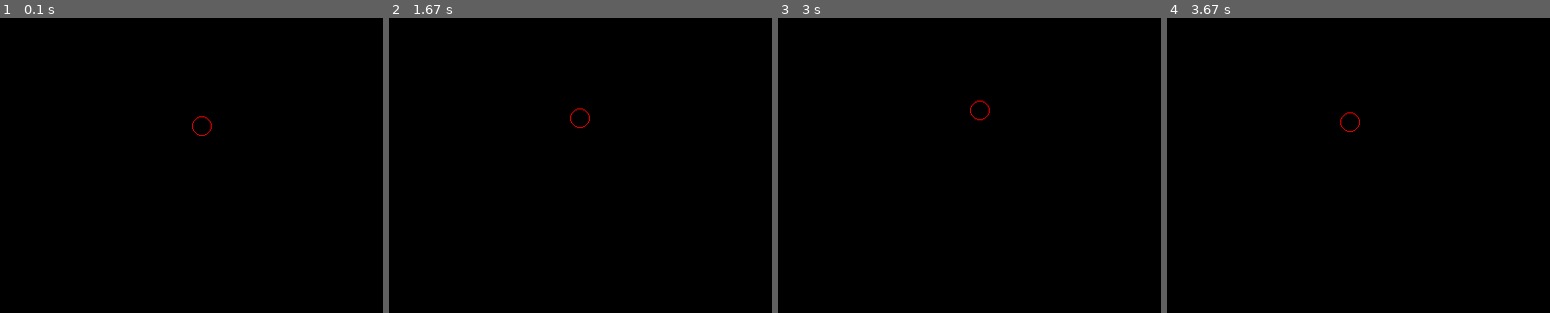
Above: before the commit, frames 1-4 (left to right).
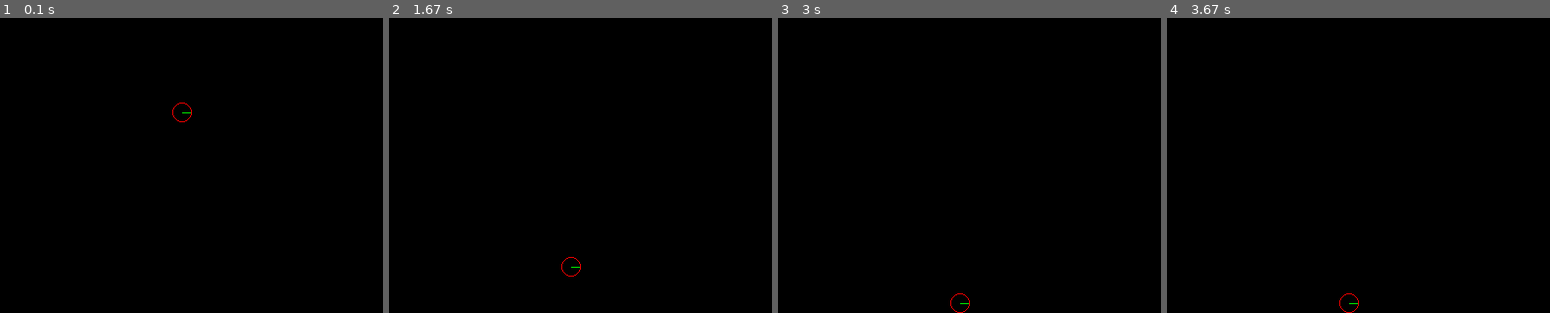
Above: after the commit, the same moments.

Repository: GermanHoyos/LearningPythonAndPygame
Game: pygame game, started from firstPythonFile.py
The game is run twice, just before and just after one commit, with the same random seed, the same clock (stepped at 60 frames per second) and the same inputs.
Inputs:
- Up to frame 1 (0.1 s): no input
- Up to frame 2 (1.67 s): no input
- Up to frame 3 (3 s): no input
- Up to frame 4 (3.67 s): no input
The pictures show only the part of the screen within x 26-76%, y 50-100%; the shares and areas given below are measured in that part.

The runs differ from the first frame. In frame 1, 0.1% of the frame differs, in the area x 44-56%, y 28-40%; in frame 2, 0.1%; in frame 3, 0.1%; in frame 4, 0.1%.

Commit message:
Added an angle line to the RandomCircle Class

Diff:
--- a/firstPythonFile.py
+++ b/firstPythonFile.py
@@ -28,6 +28,7 @@
 RED =       (225,0,0)
 GREEN =     (0, 225, 0)
 BLUE =      (0, 0, 225)
+GROUND =    (600)
 text_font = pygame.font.SysFont("Adrial", 20)
 
 #Helper function to render text to screen
@@ -43,14 +44,27 @@
     pygame.draw.circle(DISPLAYSURF, GREEN, (750,50), 10, width=1) # a radius of 1 is literaly 1 pixel # width = hollow
 
 class RandomCircles():
-    def __init__(self):
+    def __init__(
+            self,
+            thisX = 390,
+            thisY = 390
+        ): #think of this as a constructor u r used to in other languages
         super().__init__()
+        self.thisX = thisX
+        self.thisY = thisY
+
+    def movement(self):
+        if self.thisY < GROUND - 10:
+            self.thisY += VELOCITY_1 * dt
 
     def draw(self):
-        self.draw_unit_circle = pygame.draw.circle(DISPLAYSURF,RED,(random.randint(390,410),random.randint(390,410)), 10, width = 1)
+        self.draw_this_cirles_angle = pygame.draw.line(DISPLAYSURF, GREEN, (self.thisX, self.thisY), (self.thisX + 9, self.thisY))
+        self.draw_unit_circle = pygame.draw.circle(DISPLAYSURF, RED, (self.thisX,self.thisY), 10, width = 1)
+        self.movement()
+
 
 ####################Instantiate Objects####################
-C1 = RandomCircles()
+C1 = RandomCircles(390,390)
 
 ####################Game Loop####################
 while not done:
@@ -104,6 +118,7 @@
     C1.draw()
 
 
+
     ####################REFRESH LOGIC####################
     #redraws entire DISPLAYSURF, but does not clear DISPLAYSURF
     pygame.display.flip()
